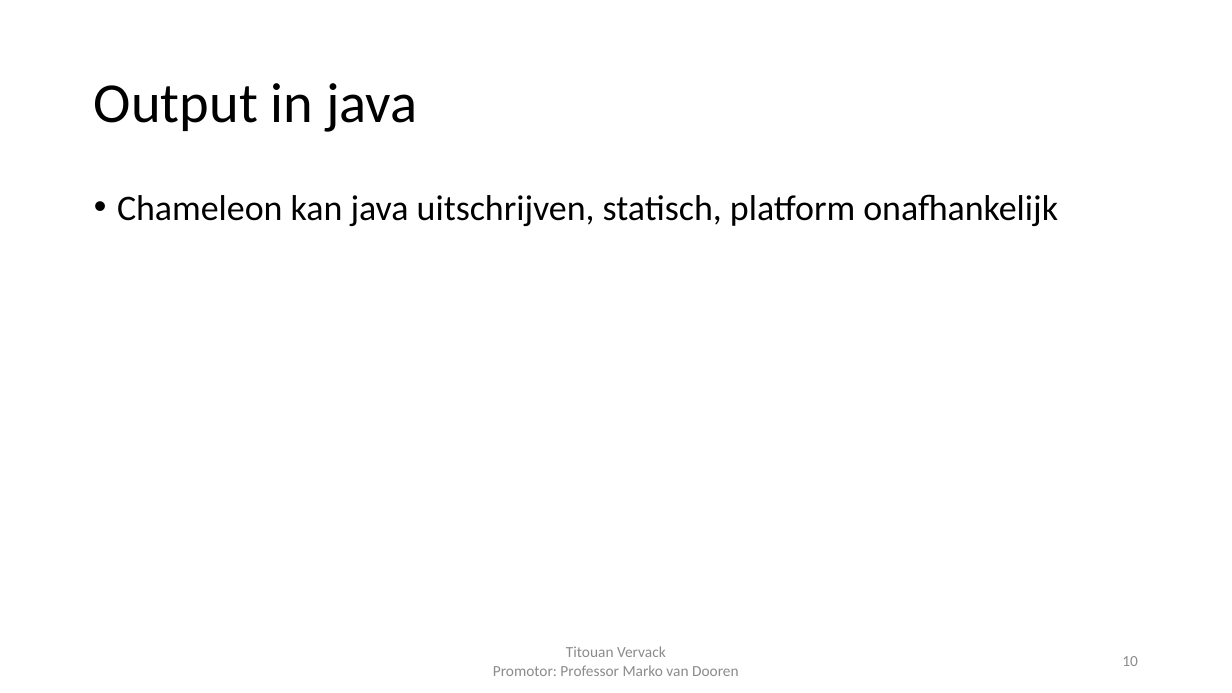
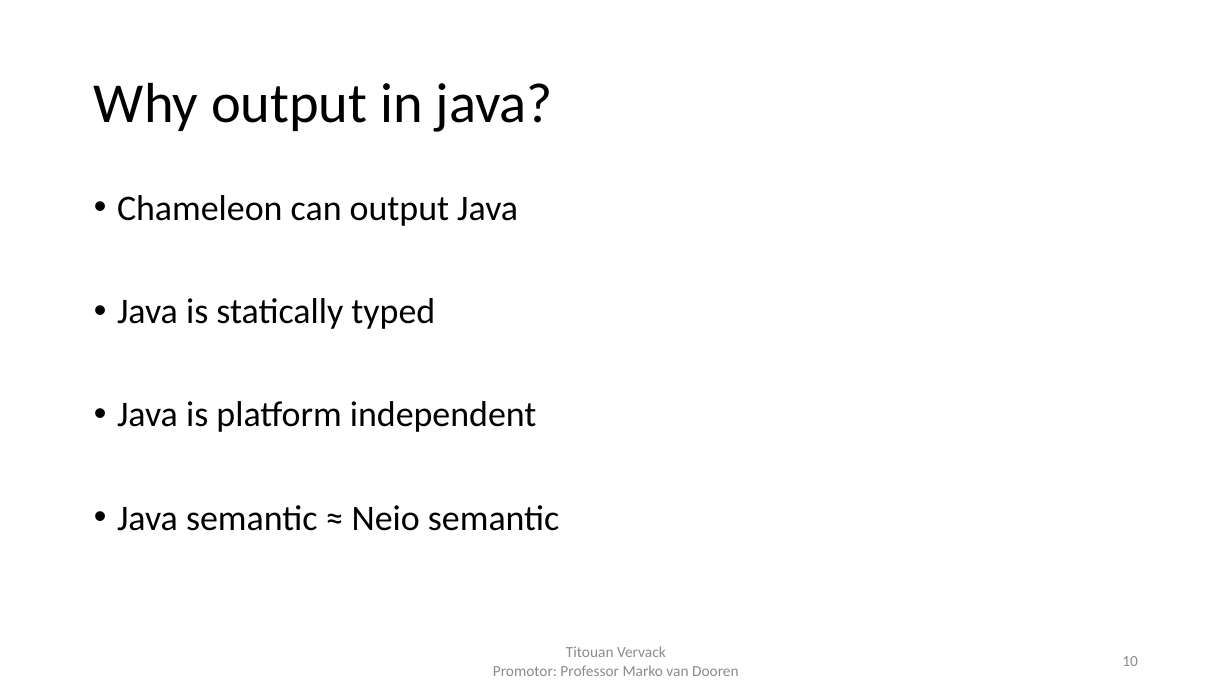
Before and after one commit to FlashYoshi/neio, a slide deck: slide 10 of Intermediate Presentation.pptx. Drawn at 1232x693 pixels with LibreOffice and Linux fonts; fonts in the diff are those of the drawing. Boxes give left, top, right and bottom in pixels: in the first picture for what was removed or moved away, otherwise in the second. Text is boxed around its words. In the diff, an @@ line names an element or a change of style, - is before the commit and + after.

```diff
--- a/Intermediate Presentation.pptx
+++ b/Intermediate Presentation.pptx
@@ title at (94, 82, 553, 132): text changed @@
-Output in java
+Why output in java?
@@ text at (117, 195, 559, 531): text changed @@
-• Chameleon kan java uitschrijven, statisch, platform onafhankelijk
+• Chameleon can output Java
+• Java is statically typed
+• Java is platform independent
+• Java semantic ≈ Neio semantic
```
Also in this commit, not shown: 18 other slides changed, 1 slide added, 21 other files.
